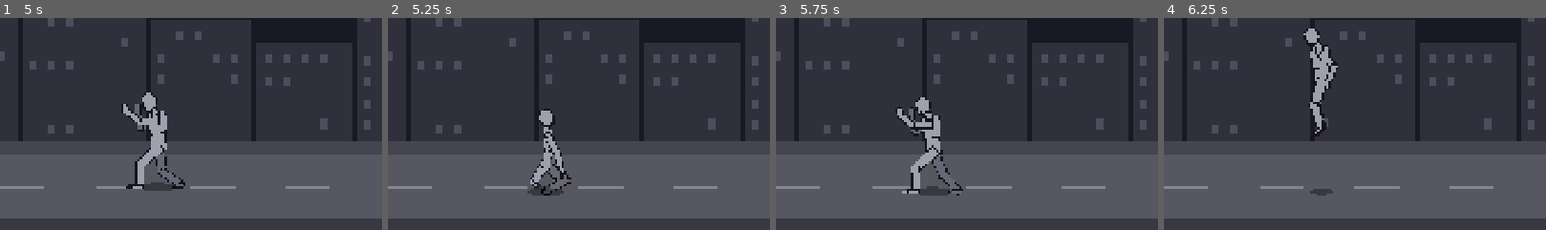
Above: before the commit, frames 1-4 (left to right).
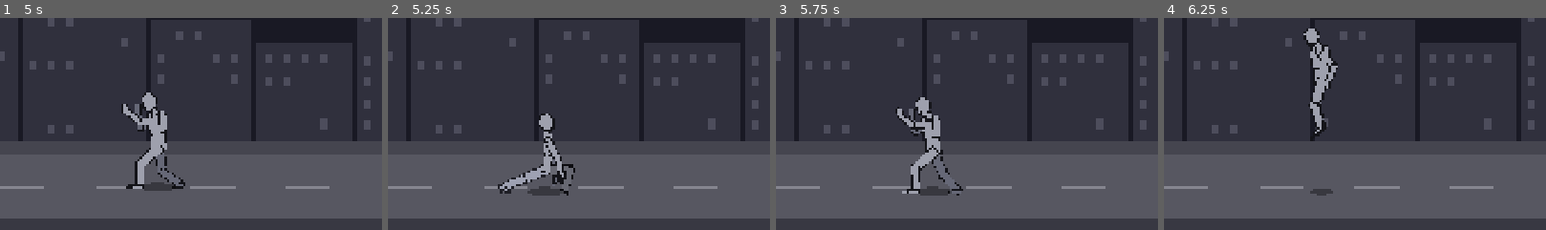
Above: after the commit, the same moments.

Repository: jetomev/cyberbrawling-my-way-to-my-love
Game: Godot game, scene res://scenes/main.tscn
Two runs of this game, one before a commit and one after it. Both use one fixed random seed, a clock stepped at 60 frames per second and the inputs below.
Inputs (mouse positions are % of the whole screen's width and height, from its top left):
- Up to frame 1 (5 s): tap Enter at 0.5 s; move the mouse to (72, 44) at 0.52 s; hold Right (move_right) 0.53-1.25 s; hold D (block) 0.53-1.25 s; click (72, 44) at 0.67 s; tap Space (jump) at 0.77, 1.07, 3.77, 4.07 s; tap S (kick) at 0.8 s; drag from (30, 54) to (45, 70) at 1.27 s; move the mouse to (60, 27) at 2.02 s; hold Right (move_right) 2.03-2.75 s; tap A (punch) at 2.1 s; tap C (roll) at 2.3 s; drag from (45, 70) to (20, 34) at 2.77 s; move the mouse to (80, 65) at 3.52 s; hold Left (move_left) 3.53-4.25 s; hold W (run) 3.53-4.25 s; tap X (stance) at 3.8 s; drag from (20, 34) to (35, 24) at 4.27 s
- Up to frame 2 (5.25 s): move the mouse to (55, 49) at 5.02 s; hold Down (move_down) from 5.03 s (still down); tap Z (sweep) at 5.1 s; click (55, 49) at 5.17 s
- Up to frame 3 (5.75 s): keep holding Down (move_down); tap Space (jump) at 5.3 s
- Up to frame 4 (6.25 s): release Down (move_down) at 5.75 s; drag from (35, 24) to (30, 54) at 5.77 s
The pictures show only the part of the screen within x 0-50%, y 38-88%; the shares and areas given below are measured in that part.

Frame 1 is identical in both runs. In frame 2, 1.6% of the frame differs, in the area x 28-49%, y 42-84%; in frame 3, 0.1%; in frame 4, nothing differs.

Commit message:
Revert "form: the sweep turns on its foot; the sweeping foot comes round, no jumps"
This reverts commit e5739f7 (first made as 6a536c5). It took the jumps out (the foot he turns on, 96 px in a frame
at each quarter turn; the sweeping foot, 222 px), but the pictures read worse than the sweep the testers passed at
01:56 on 46be0b9: with the front foot drawn in under his hips he looks down on his knees, and the sweeping leg,
shortened as it points at the camera, looks bunched up rather than swept. The testers have flagged kneeling twice
before. Back to the passed drawing; the jump goes to the team as a question, with both builds' sweep sheets to
compare (cyberbrawling-build-20261103-0124-46be0b9 passed, -0204-6a536c5 the attempt).

Co-Authored-By: Claude Opus 5.5 <noreply@anthropic.com>

Diff:
--- a/game/scripts/present/poses.gd
+++ b/game/scripts/present/poses.gd
@@ -40,8 +40,7 @@
 ##   kick lands staggered) instead of reaching together (a two-footed jump, as recorded);
 ## - "knees_out" (0 to 1) the back knee points back instead of forward: a horse stance, whose knees point out over
 ##   their own feet, seen from the front (the power punch's load). On the way the knee turns through pointing at the
-##   camera, where the leg shows straight;
-## - "spin_short_b" (0 or 1) the back leg, held out along a spin, draws shorter as it points at the camera (the sweep)
+##   camera, where the leg shows straight
 
 const Moves := preload("res://scripts/sim/moves.gd")
 
@@ -73,11 +72,11 @@
 
 ## Keys a pose may hold besides bones: shared or automatic parts that bake() turns into bone angles.
 const SOFT_KEYS := ["hip_x", "hip_y", "hip_turn", "torso", "open_f", "open_b", "cover_f", "cover_b", "rise_f", "rise_b",
-	"spin", "turn", "pivot_f", "pivot_b", "fore_f", "fore_b", "feet", "step_f", "step_b", "lift_f", "lift_b", "spin_upper", "turn_upper", "upper_f", "upper_b", "spin_head", "relaxed", "tall", "tumble", "land_spread", "knees_out", "spin_short_b"]
+	"spin", "turn", "pivot_f", "pivot_b", "fore_f", "fore_b", "feet", "step_f", "step_b", "lift_f", "lift_b", "spin_upper", "turn_upper", "upper_f", "upper_b", "spin_head", "relaxed", "tall", "tumble", "land_spread", "knees_out"]
 ## Keys that switch something on rather than bend it: a follow-through never carries them further.
 const SWITCH_KEYS := ["open_f", "open_b", "cover_f", "cover_b", "rise_f", "rise_b", "spin", "turn", "pivot_f", "pivot_b",
 	"fore_f", "fore_b", "feet", "step_f", "step_b", "lift_f", "lift_b", "spin_upper", "turn_upper", "upper_f", "upper_b",
-	"spin_head", "relaxed", "tall", "tumble", "land_spread", "knees_out", "spin_short_b"]
+	"spin_head", "relaxed", "tall", "tumble", "land_spread", "knees_out"]
 
 ## The whip (D-21): in a strike the hips move first and the fist or foot arrives last. Each key is read this many
 ## ticks ahead on the move's curve, so the hips lead, the spine follows, then the shoulder and the upper limb; the
@@ -97,7 +96,7 @@
 ## 50 ms before contact, as the testers asked, then drives all at once, the body two frames ahead of the fist.
 const LOAD_END := {"power_punch": 1}
 const FOOT_LENGTH := 24.0  # ankle to the ball of the foot
-const SQUAT_LEG := 66.0  # hip to ankle in a deep squat on one leg ("tall" -1: the sweep, the foot under the hips)
+const SQUAT_LEG := 72.0  # hip to ankle in a deep squat on one leg ("tall" -1)
 const KNEE_CLEAR := 15.0  # a swinging knee stays at least this far above the street
 const KNEE_STAND := 14.0  # a standing knee stays at least this far above its ankle (no kneeling)
 ## His shoulder width, outside to outside. The game draws him from the side, where it never shows, so it comes from
@@ -120,7 +119,7 @@
 	"leg_f_upper": -47.3, "leg_f_lower": 48.9, "leg_b_upper": 22.6, "leg_b_lower": 19.9, "hip_y": 0.0,
 	"open_f": 0.0, "open_b": 0.0, "hip_x": 0.0, "hip_turn": 0.0, "cover_f": 1.0, "cover_b": 1.0, "rise_f": 0.0,
 	"rise_b": 0.15, "spin": 0.0, "turn": 0.0, "pivot_f": 0.0, "pivot_b": 45.0, "fore_f": 0.0, "fore_b": 0.0,
-	"feet": 0.0, "step_f": 0.0, "step_b": 0.0, "lift_f": 0.0, "lift_b": 0.0, "spin_upper": 0.0, "turn_upper": 0.0, "upper_f": 0.0, "upper_b": 0.0, "spin_head": 0.0, "relaxed": 0.0, "tall": 0.0, "tumble": 0.0, "land_spread": 0.0, "knees_out": 0.0, "spin_short_b": 0.0,
+	"feet": 0.0, "step_f": 0.0, "step_b": 0.0, "lift_f": 0.0, "lift_b": 0.0, "spin_upper": 0.0, "turn_upper": 0.0, "upper_f": 0.0, "upper_b": 0.0, "spin_head": 0.0, "relaxed": 0.0, "tall": 0.0, "tumble": 0.0, "land_spread": 0.0, "knees_out": 0.0,
 }
 const HEAD_LEAD := 6  # on a spin the head looks round first: it reads the spin this many frames ahead
 ## Where the ankles stand in the guard, from the hip joint: the guard's legs are solved for these spots.
@@ -235,19 +234,17 @@
 	# hands on or near the floor; the leg comes round to the ankles in front; finish the circle; rise to guard. The leg
 	# stays straight out behind him while the whole body turns once, so the foot goes all the way round (the testers,
 	# 00:57 on 66ce4c6: seen from above it cut through the middle and covered only part of the circle); it passes the
-	# enemy's ankles halfway round, his back to the enemy, the way a back sweep does. Sinking, he draws the front foot in
-	# under his hips and turns on it there (a one-legged squat over the support foot), so the drawing, which turns
-	# about the spot under him, turns about that foot: it stays put (it jumped 96 px in a frame at each quarter turn)
+	# enemy's ankles halfway round, his back to the enemy, the way a back sweep does
 	"sweep": [["start", {}],
-		["windup", {"spin_short_b": 1.0, "tall": -1.0, "hip_y": 36.0, "step_b": -75.0, "step_f": -44.0, "torso": 26.0, "head": -8.0, "cover_f": 0.0, "cover_b": 0.0, "open_f": 1.0, "open_b": 1.0,
+		["windup", {"tall": -1.0, "hip_y": 32.0, "step_b": -75.0, "step_f": 8.0, "torso": 26.0, "head": -8.0, "cover_f": 0.0, "cover_b": 0.0, "open_f": 1.0, "open_b": 1.0,
 			"arm_f_upper": 30.0, "arm_f_lower": -20.0, "arm_b_upper": 20.0, "arm_b_lower": -20.0, "leg_b_upper": 68.0, "leg_b_lower": 0.0}],
-		["sweep", {"spin_short_b": 1.0, "step_f": -44.0, "spin": 120.0, "pivot_f": 120.0, "tall": -1.0, "hip_y": 38.0, "torso": 34.0, "head": -10.0, "cover_f": 0.0, "cover_b": 0.0, "open_f": 1.0, "open_b": 1.0,
+		["sweep", {"spin": 120.0, "pivot_f": 120.0, "tall": -1.0, "hip_y": 38.0, "torso": 34.0, "head": -10.0, "cover_f": 0.0, "cover_b": 0.0, "open_f": 1.0, "open_b": 1.0,
 			"arm_f_upper": 20.0, "arm_f_lower": -10.0, "arm_b_upper": 10.0, "arm_b_lower": -10.0, "leg_b_upper": 68.0, "leg_b_lower": 0.0}],
-		["active", {"spin_short_b": 1.0, "step_f": -44.0, "spin": 180.0, "pivot_f": 180.0, "tall": -1.0, "hip_y": 38.0, "torso": 28.0, "head": -6.0, "cover_f": 0.0, "cover_b": 0.0, "open_f": 1.0, "open_b": 1.0,
+		["active", {"spin": 180.0, "pivot_f": 180.0, "tall": -1.0, "hip_y": 38.0, "torso": 28.0, "head": -6.0, "cover_f": 0.0, "cover_b": 0.0, "open_f": 1.0, "open_b": 1.0,
 			"arm_f_upper": 20.0, "arm_f_lower": -10.0, "arm_b_upper": 10.0, "arm_b_lower": -10.0, "leg_b_upper": 68.0, "leg_b_lower": 0.0}],
-		["active_end", {"spin_short_b": 1.0, "step_f": -44.0, "spin": 260.0, "pivot_f": 260.0, "tall": -1.0, "hip_y": 38.0, "torso": 24.0, "head": -4.0, "cover_f": 0.0, "cover_b": 0.0, "open_f": 1.0, "open_b": 1.0,
+		["active_end", {"spin": 260.0, "pivot_f": 260.0, "tall": -1.0, "hip_y": 38.0, "torso": 24.0, "head": -4.0, "cover_f": 0.0, "cover_b": 0.0, "open_f": 1.0, "open_b": 1.0,
 			"arm_f_upper": 20.0, "arm_f_lower": -10.0, "arm_b_upper": 10.0, "arm_b_lower": -10.0, "leg_b_upper": 68.0, "leg_b_lower": 0.0}],
-		["follow", {"spin_short_b": 1.0, "step_f": -44.0, "spin": 360.0, "pivot_f": 360.0, "tall": -0.8, "hip_y": 30.0, "torso": 18.0, "cover_f": 0.0, "cover_b": 0.0,
+		["follow", {"spin": 360.0, "pivot_f": 360.0, "tall": -0.8, "hip_y": 30.0, "torso": 18.0, "cover_f": 0.0, "cover_b": 0.0,
 			"arm_f_upper": 30.0, "arm_f_lower": -40.0, "arm_b_upper": 20.0, "arm_b_lower": -40.0, "leg_b_upper": 66.0, "leg_b_lower": 6.0}],
 		["end", {"spin": 360.0, "pivot_f": 360.0}]],
 	# C: the evasion roll (Javier, 2026-11-02 21:56). No recorded roll yet (CMU 128_09 "Run Roll Underneath" waits on
@@ -858,20 +855,6 @@
 		if grounded and (_end("leg_%s_upper" % side, out)[0] as Vector2).y > -KNEE_CLEAR:
 			_lift_knee(out, side)
 			_settle_foot(out, side, grounded)
-	# a back leg held straight out along a spin ("spin_short_b") points at the camera as it comes round: its reach along
-	# the street shrinks by the turn while the foot stays as low, so the foot sweeps through instead of jumping across
-	# when the drawing flips (the sweep's foot jumped 222 px). The leg is re-aimed and drawn shorter to match
-	var along: float = clampf(pose.get("spin_short_b", 0.0), 0.0, 1.0)
-	if along > 0.0:
-		var k := lerpf(1.0, maxf(absf(cos(deg_to_rad(out["spin"]))), 0.12), along)
-		var hip_end: Array = _end("hip", out)
-		var joint: Vector2 = hip_end[0] + (BONES["leg_b_upper"][1] as Vector2).rotated(hip_end[1])
-		var leg: Vector2 = (_end("leg_b_lower", out)[0] as Vector2) - joint
-		var seen := Vector2(leg.x * k, leg.y)
-		var share: float = seen.length() / maxf(leg.length(), 1.0)
-		out["leg_b_upper"] += rad_to_deg(seen.angle() - leg.angle())
-		out["short_b_upper"] = out.get("short_b_upper", 1.0) * share
-		out["short_b_lower"] = out.get("short_b_lower", 1.0) * share
 	_cover(out, pose)
 	return out
 
--- a/game/tests/test_hero_view.gd
+++ b/game/tests/test_hero_view.gd
@@ -310,27 +310,6 @@
 	v.free()
 
 
-func test_the_sweep_turns_on_its_foot() -> void:
-	# the sweep turns on the front foot: that foot stays put through the whole turn (it jumped 96 px in one frame at
-	# each quarter turn, when the drawing flips round), and the sweeping foot comes round past the camera instead of
-	# jumping across (it jumped 222 px). Measured on the drawing, frame to frame
-	var t := Tuning.fresh()
-	var v = HeroView.new()
-	var prev = null
-	var pivot := 0.0
-	var sweeping := 0.0
-	for tick in Moves.length("sweep", t):
-		v.apply(Poses.angles("sweep", tick, t))
-		var q: Dictionary = v.points()
-		if prev != null:
-			pivot = maxf(pivot, (q["foot_f"] as Vector2).distance_to(prev["foot_f"]))
-			sweeping = maxf(sweeping, (q["foot_b"] as Vector2).distance_to(prev["foot_b"]))
-		prev = q
-	check(pivot <= 16.0, "the foot he turns on never jumps (%.0f px in a frame at most)" % pivot)
-	check(sweeping <= 70.0, "the sweeping foot comes round, never jumps across (%.0f px in a frame at most)" % sweeping)
-	v.free()
-
-
 func test_the_flying_kick_lands_into_a_balanced_guard() -> void:
 	# the testers' joint session on f744019 (23:29): the flying kick's landing is abrupt; it should absorb into a
 	# balanced guard. Through the touchdown no hand or foot jumps further in a frame than in a steady run, and the hips
